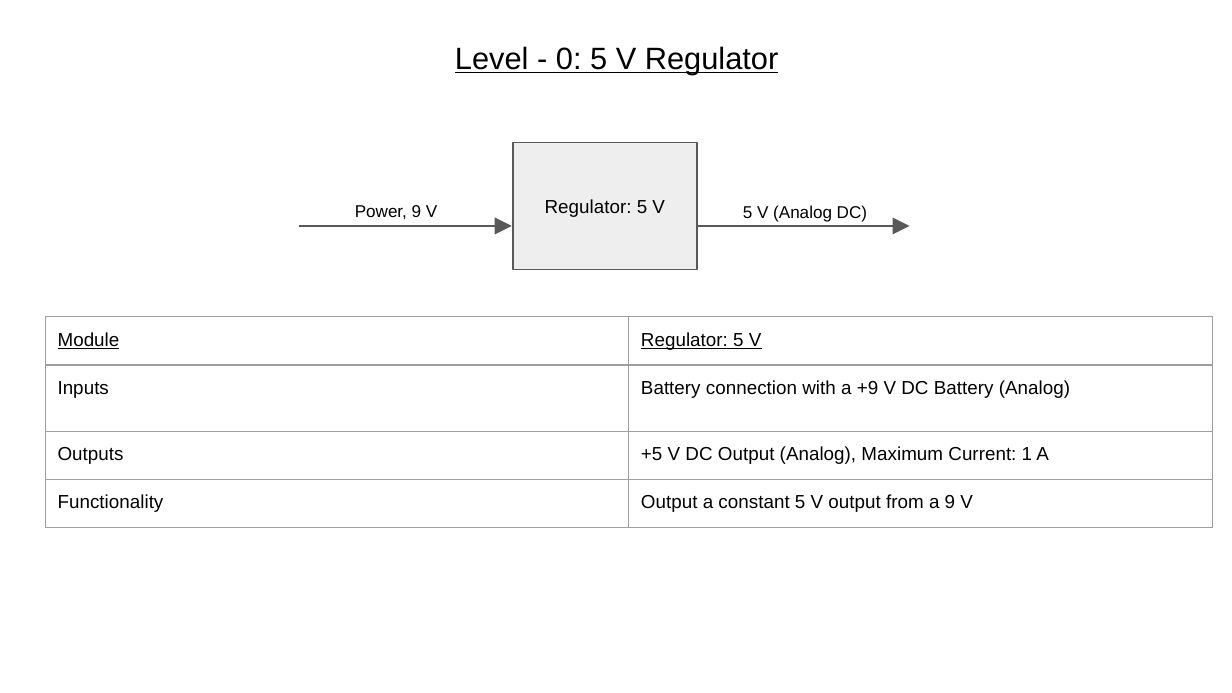
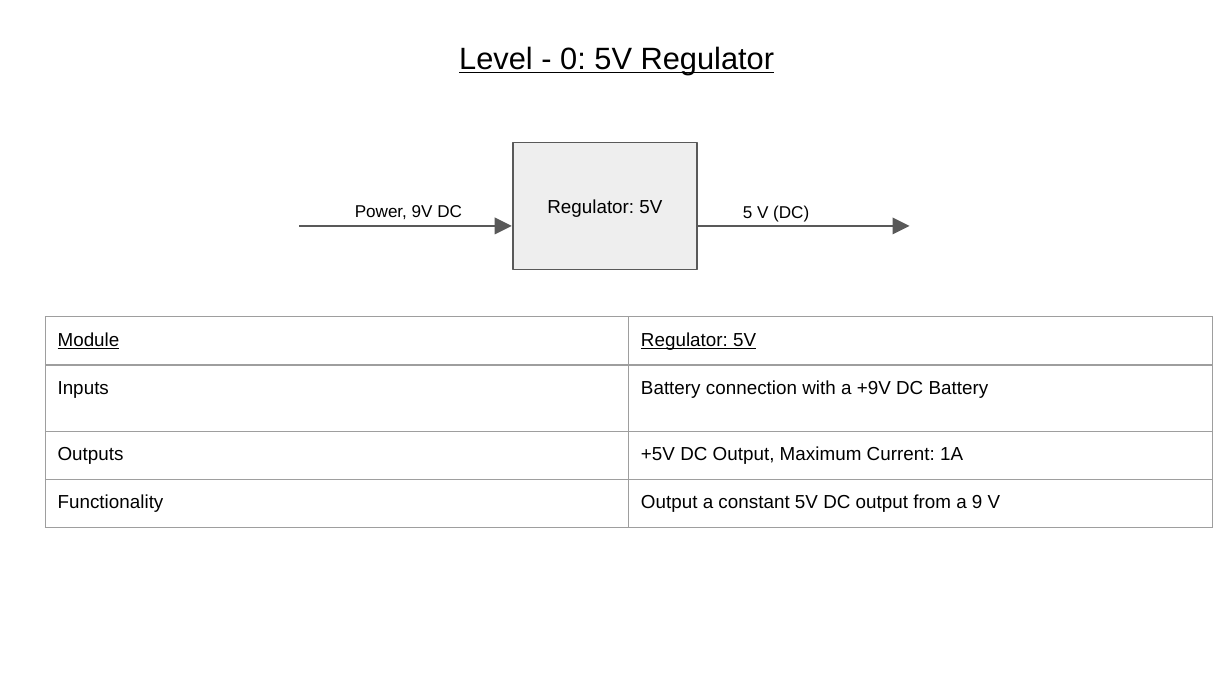
Before and after one commit to keonkiyoo/groupxx.github.io, a slide deck: slide 4 of System Design and Modelling/T06_SystemModelling.pptx (slide 3 before the commit). Drawn at 1232x693 pixels with LibreOffice and Linux fonts; fonts in the diff are those of the drawing. Boxes give left, top, right and bottom in pixels: in the first picture for what was removed or moved away, otherwise in the second. Text is boxed around its words. In the diff, an @@ line names an element or a change of style, - is before the commit and + after.

```diff
--- a/System Design and Modelling/T06_SystemModelling.pptx
+++ b/System Design and Modelling/T06_SystemModelling.pptx
@@ title at <box>459,46,775,74</box>: spaces changed @@
-Level - 0: 5 V Regulator
+Level - 0: 5V Regulator
@@ text at <box>355,205,462,219</box>: text changed @@
-Power, 9 V
+Power, 9V DC
@@ text in rectangle at <box>547,199,662,217</box>: spaces changed @@
-Regulator: 5 V
+Regulator: 5V
@@ text at <box>743,205,809,222</box>: text changed @@
-5 V (Analog DC)
+5 V (DC)
@@ table at <box>46,317,1214,527</box> @@
-row 1, column 2: Regulator: 5 V
+row 1, column 2: Regulator: 5V
-row 2, column 2: Battery connection with a +9 V DC Battery (Analog)
+row 2, column 2: Battery connection with a +9V DC Battery
-row 3, column 2: +5 V DC Output (Analog), Maximum Current: 1 A
+row 3, column 2: +5V DC Output, Maximum Current: 1A
-row 4, column 2: Output a constant 5 V output from a 9 V
+row 4, column 2: Output a constant 5V DC output from a 9 V
```
Also in this commit, not shown: 9 other slides changed, 1 other file.
